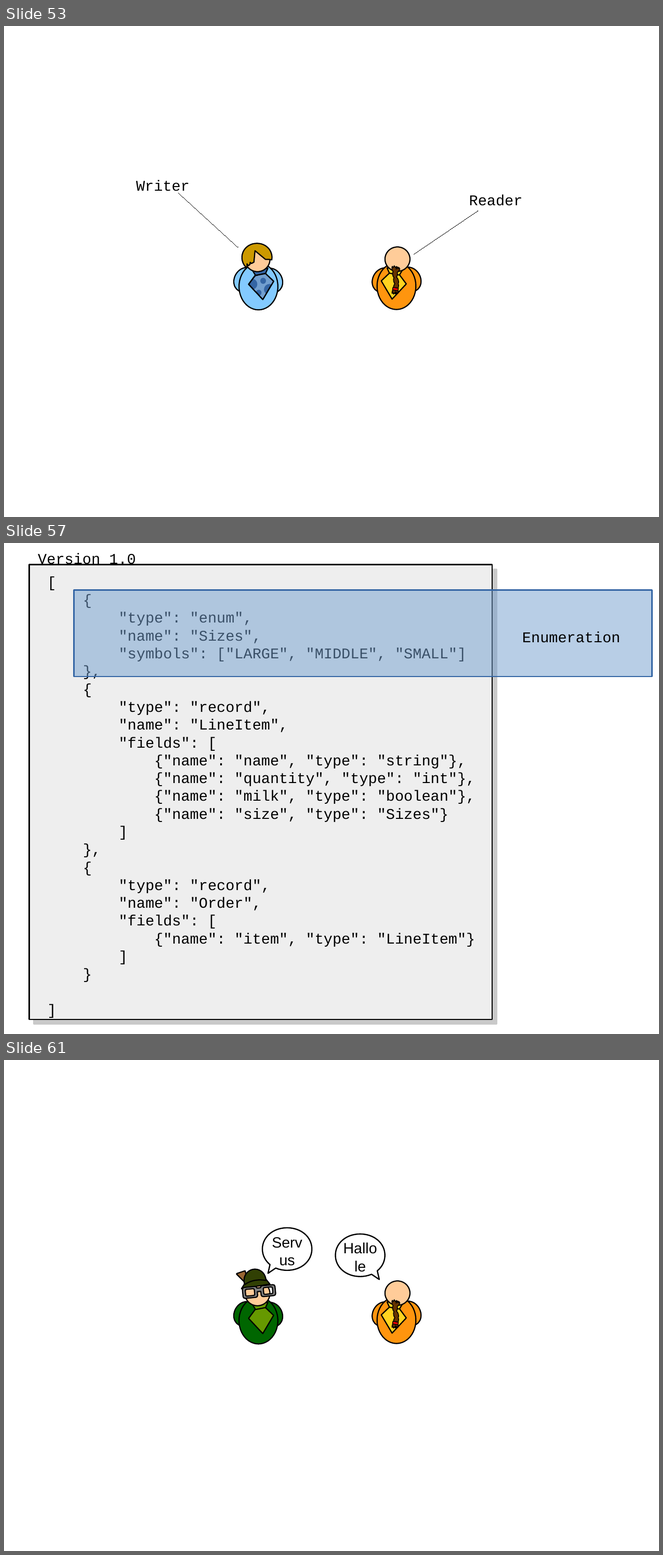
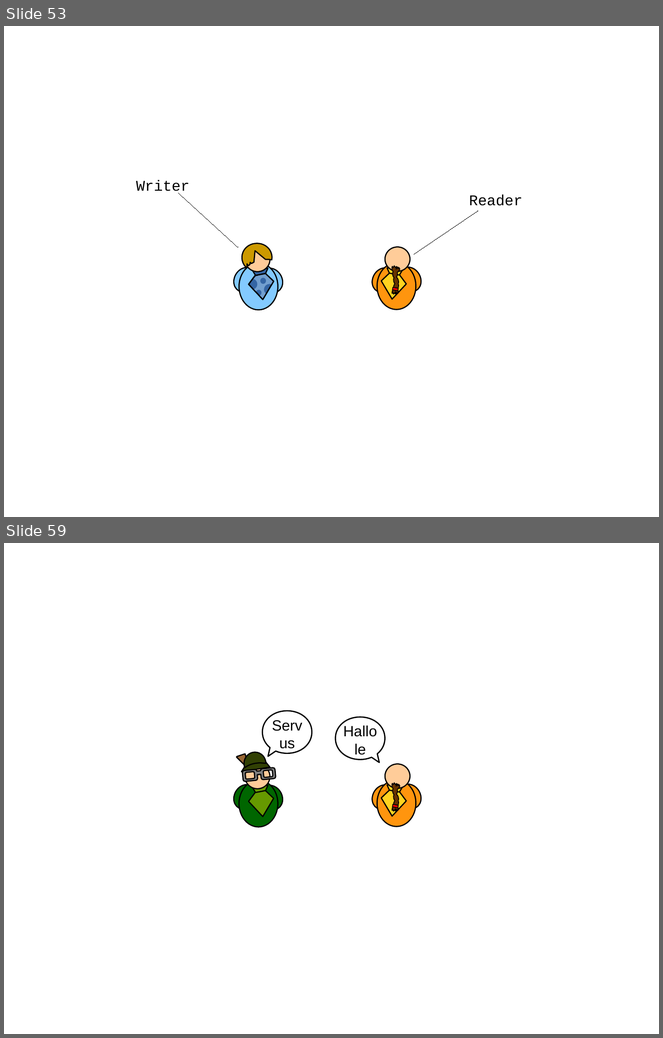
Before and after one commit to xdoo/schema_evolution_demo, a slide deck: Folien.odp. Shown one above the other, each under a label of ours: slides 53, 57 and 61 before the commit, slides 53 and 59 after it; the slides between them are not shown. The pictures are 663x1555 and 663x1038 pixels, drawn with LibreOffice and Linux fonts; fonts in the diff are those of the drawing. Boxes give left, top, right and bottom in pixels: in the first picture for what was removed or moved away, otherwise in the second. Text is boxed around its words. In the diff, an @@ line names an element or a change of style, - is before the commit and + after.

```diff
--- a/Folien.odp
+++ b/Folien.odp
@@ slide 57 removed at (4,543,659,1034), background #FFFFFF @@
@@ text removed at (38,553,136,565) @@
-Version 1.0
@@ rectangle removed at (29,564,492,1020) @@
@@ rectangle removed at (74,590,652,677) @@
@@ text removed at (119,612,476,947) @@
-[
-{
-"type": "enum",
-"name": "Sizes",
-"symbols": ["LARGE", "MIDDLE", "SMALL"]
-},
-{
-"type": "record",
-"name": "LineItem",
-"fields": [
-{"name": "name", "type": "string"},
-{"name": "quantity", "type": "int"},
-{"name": "milk", "type": "boolean"},
-{"name": "size", "type": "Sizes"}
-]
-},
-{
-"type": "record",
-"name": "Order",
-"fields": [
-{"name": "item", "type": "LineItem"}
-]
-}
-]
@@ text removed at (522,632,621,643) @@
-Enumeration
@@ what was slide 61 is now slide 59 @@
```
Also in this commit, not shown: 10 slides changed, 9 slides added, 3 other slides removed, 2 other files.
